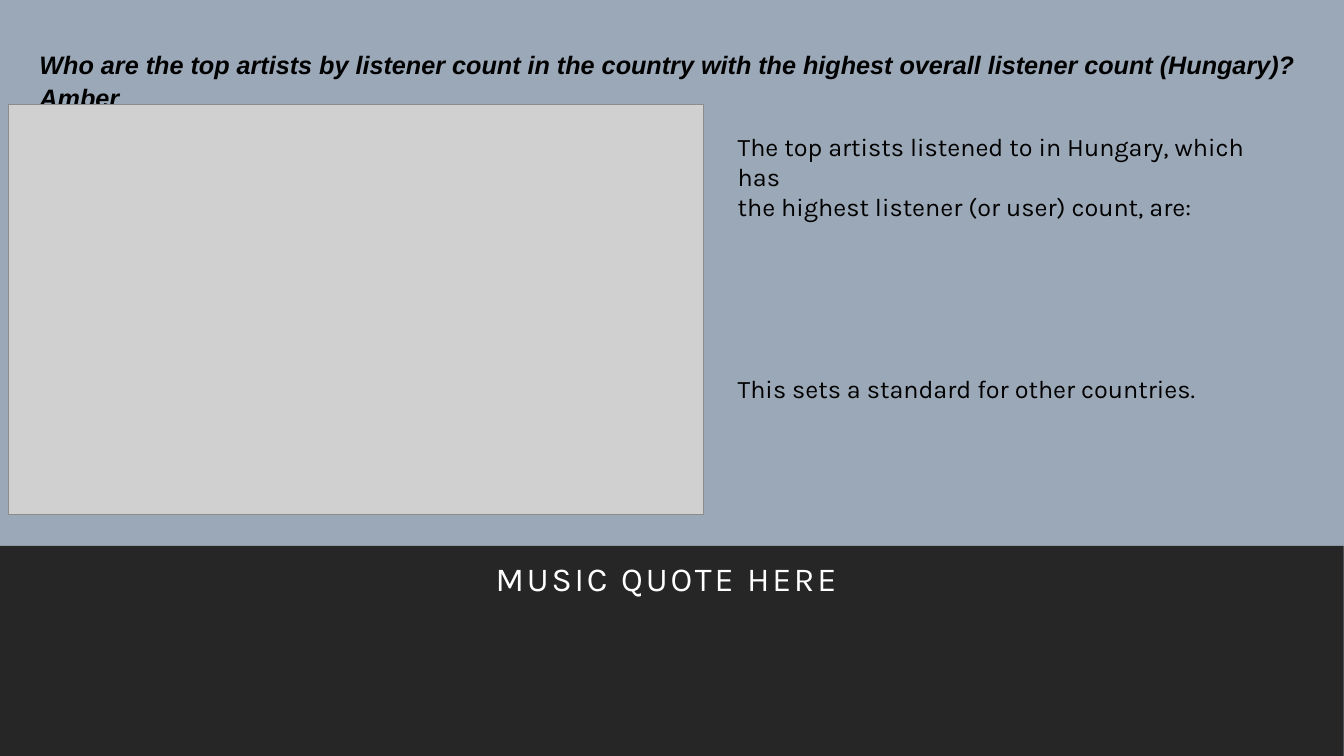
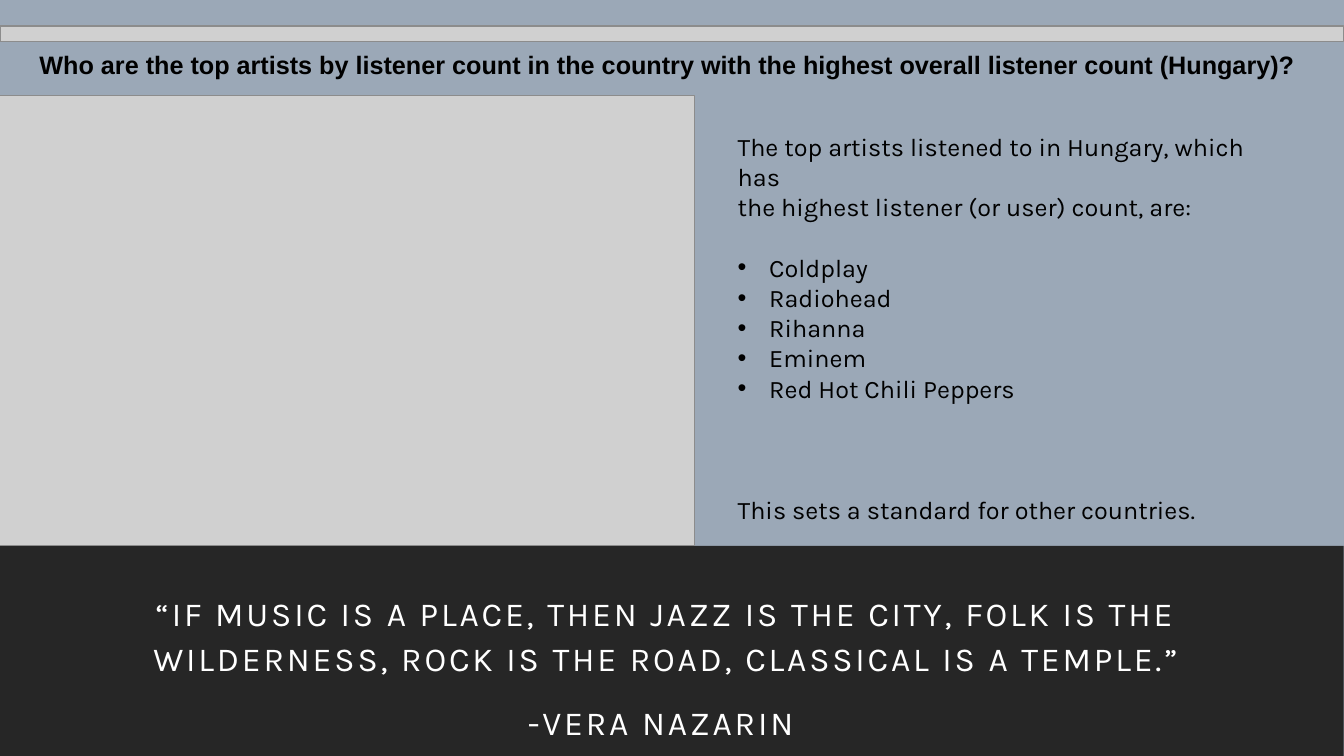
Before and after one commit to kidik425/07-Project_1, a slide deck: slide 9 of The Eff {Strings} Project 1 Presentation.pptx (slide 8 before the commit). Drawn at 1344x756 pixels with LibreOffice and Linux fonts; fonts in the diff are those of the drawing; grey boxes stand for pictures; background and template pictures are left out. Boxes give left, top, right and bottom in pixels: in the first picture for what was removed or moved away, otherwise in the second. Text is boxed around its words. In the diff, an @@ line names an element or a change of style, - is before the commit and + after.

```diff
--- a/The Eff {Strings} Project 1 Presentation.pptx
+++ b/The Eff {Strings} Project 1 Presentation.pptx
@@ picture added at box(0, 26, 1344, 42) @@
@@ text "Who are the top artists ..." at box(39, 55, 1294, 80): italic off @@
@@ text at box(39, 88, 119, 112): paragraph removed @@
-Amber
@@ picture: place and size @@
-picture at box(9, 104, 704, 514)
+picture at box(0, 96, 695, 546)
@@ text at box(769, 260, 1015, 404): paragraphs added @@
+• Coldplay
+• Radiohead
+• Rihanna
+• Eminem
+• Red Hot Chili Peppers
@@ subtitle at box(153, 604, 1177, 735): text changed @@
-MUSIC QUOTE HERE
+“IF MUSIC IS A PLACE, THEN JAZZ IS THE CITY, FOLK IS THE WILDERNESS, ROCK IS THE ROAD, CLASSICAL IS A TEMPLE.”
+-VERA NAZARIN
```
Also in this commit, not shown: 12 other slides changed, 2 slides added, 2 other files.
